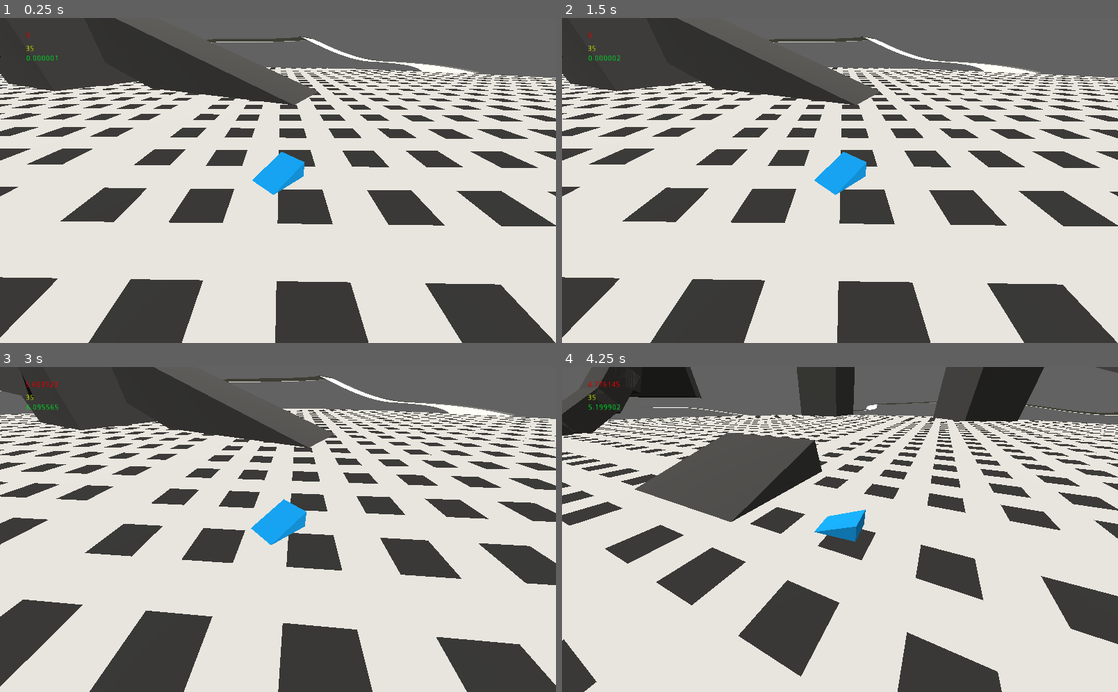
Above: before the commit, frames 1-4 (two rows, left to right).
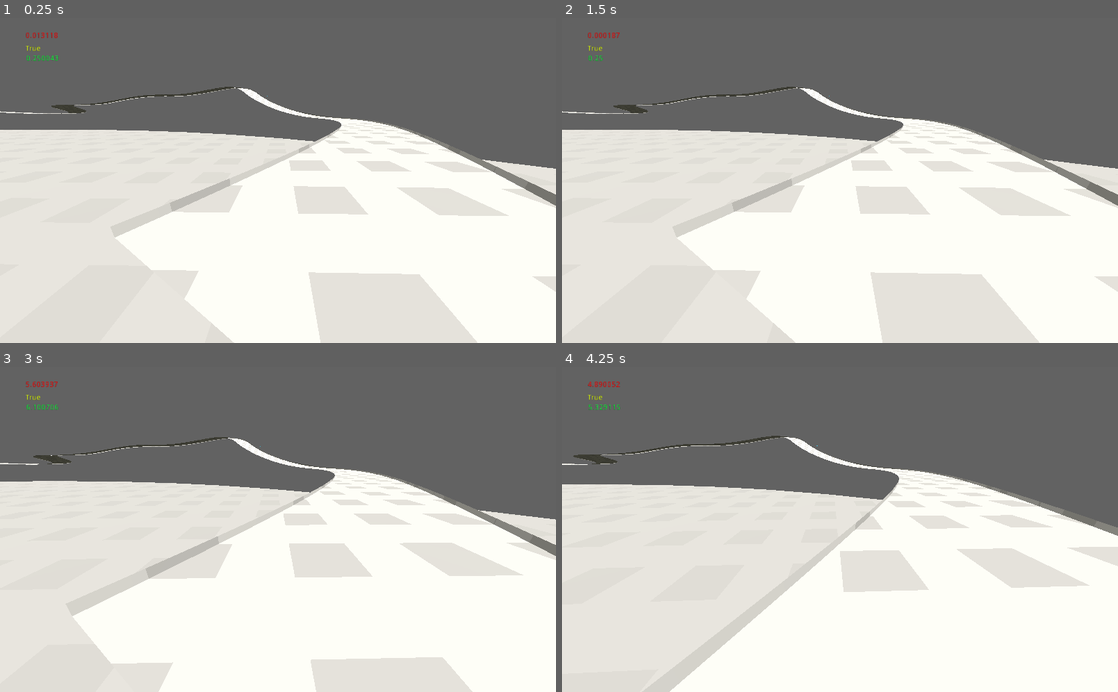
Above: after the commit, the same moments.

Repository: EdmarDev/Wind-Up-Racer
Game: Godot game, scene res://test/test_scene.tscn
Two runs of this game, one before a commit and one after it. Both use one fixed random seed, a clock stepped at 60 frames per second and the inputs below. The project has no main scene, so this scene is started directly.
Inputs:
- Up to frame 1 (0.25 s): no input
- Up to frame 2 (1.5 s): hold D (steer_right) 0.53-1.28 s; tap Space (warp, bound only after the commit) at 0.6, 1.35 s; hold Shift (brake) from 1.28 s (still down)
- Up to frame 3 (3 s): tap Enter at 2 s; release Shift (brake) at 2.03 s; hold D (steer_right) 2.03-2.78 s; tap Space (warp, bound only after the commit) at 2.1, 2.75, 2.85 s; hold W (accelerate) from 2.78 s (still down)
- Up to frame 4 (4.25 s): release W (accelerate) at 3.53 s; hold A (steer_left) from 3.53 s (still down); tap Space (warp, bound only after the commit) at 3.6 s

The runs differ from the first frame. In frame 1, 65% of the frame differs, in the area x 0-100%, y 0-100%; in frame 2, 65%; in frame 3, 71%; in frame 4, 64%.

Commit message:
Add warp mechanics

Diff:
--- a/project.godot
+++ b/project.godot
@@ -50,6 +50,11 @@
 "events": [ Object(InputEventKey,"resource_local_to_scene":false,"resource_name":"","device":0,"alt":false,"shift":false,"control":false,"meta":false,"command":false,"pressed":false,"scancode":83,"unicode":0,"echo":false,"script":null)
  ]
 }
+warp={
+"deadzone": 0.5,
+"events": [ Object(InputEventKey,"resource_local_to_scene":false,"resource_name":"","device":0,"alt":false,"shift":false,"control":false,"meta":false,"command":false,"pressed":false,"scancode":32,"unicode":0,"echo":false,"script":null)
+ ]
+}
 
 [rendering]
 
--- a/src/vehicle/vehicle.gd
+++ b/src/vehicle/vehicle.gd
@@ -1,5 +1,8 @@
 class_name Vehicle
 extends KinematicBody
+
+signal warp_set
+signal warped
 
 var acceleration_boost := 0.0
 var persistent_boost := 0.0
@@ -12,13 +15,30 @@
 var _reverse_accel := 15.0
 var _heading_direction: Vector3
 var _steering_direction: float
-var _steering_angle := 15.0
+var _steering_angle := 9
 var _gravity := 15.0
 var _friction := .9
 var _drag := 0.06
 
+var _is_on_floor := false
+var _floor_normal := Vector3.UP
+var _look_dir := Vector3.ZERO
+
+var _warp_position: Vector3
+var _warp_active := false
+var _warp_heading: Vector3
+
 func _ready() -> void:
 	_heading_direction = -global_transform.basis.z
+	_look_dir = _heading_direction
+
+
+func _process(delta: float) -> void:
+	if Input.is_action_just_pressed("warp"):
+		if _warp_active:
+			_warp()
+		else:
+			_setup_warp()
 
 
 func _physics_process(delta: float) -> void:
@@ -28,10 +48,8 @@
 	if Input.is_action_pressed("steer_right"):
 			_steering_direction += -deg2rad(_steering_angle * delta)
 
-	if is_on_floor():
-		align_to_floor()
+	if _is_on_floor:
 		var f := _friction
-
 		_update_acceleration(delta)
 		if Input.is_action_pressed("accelerate"):
 			_velocity += get_final_acceleration() * _heading_direction * delta;
@@ -49,30 +67,21 @@
 		$friction.text = str(((_velocity * f).length())/delta)
 		_velocity -= _velocity * f
 
-	$drag.text = str(get_final_acceleration()) #str(((_velocity * _velocity.length() * _drag * delta).length())/delta)
-	_velocity -= _velocity * _velocity.length() * _drag * delta
+		$drag.text = str(_is_on_floor)#str(((_velocity * _velocity.length() * _drag * delta).length())/delta)
+		_velocity -= _velocity * _velocity.length() * _drag * delta
 
-	look_at(global_transform.origin + _heading_direction, Vector3.UP)
+	_look_dir = _look_dir.move_toward(_heading_direction, 2.0 * delta)
+	look_at(global_transform.origin + _look_dir, Vector3.UP)
 
 	_velocity.y -= _gravity * delta
-	_velocity = move_and_slide(_velocity, Vector3.UP)
-	for i in get_slide_count():
-		var col := get_slide_collision(i)
-		var angle := rad2deg(col.normal.angle_to(Vector3.UP))
-		if angle >= 45:
-			_velocity += col.normal * 10
-			_reset_persistent_boost()
-			break
-	$speed.text = str(_velocity.length())
-	if _velocity.length() < .01:
-		_velocity = Vector3.ZERO
+	apply_movement(delta)
 
 
-func get_final_acceleration():
+func get_final_acceleration() -> float:
 	return persistent_boost + acceleration_boost + _acceleration
 
 
-func _update_acceleration(delta):
+func _update_acceleration(delta: float):
 	acceleration_boost = max(0, acceleration_boost - _boost_decay * delta)
 	if _velocity.length() <= persistent_boost_min_speed:
 		_reset_persistent_boost()
@@ -84,11 +93,11 @@
 	drifting = .1
 
 
-func steering(delta):
-	var rear_wheel = global_transform.origin - _heading_direction * _wheel_base/2
-	var front_wheel = global_transform.origin + _heading_direction * _wheel_base/2
+func steering(delta: float):
+	var rear_wheel := global_transform.origin - _heading_direction * _wheel_base/2
+	var front_wheel := global_transform.origin + _heading_direction * _wheel_base/2
 	rear_wheel += _velocity
-	front_wheel += _velocity.rotated(get_floor_normal(), _steering_direction)
+	front_wheel += _velocity.rotated(_floor_normal, _steering_direction)
 	_heading_direction = (front_wheel - rear_wheel).normalized()
 	var d := _heading_direction.dot(_velocity.normalized())
 	if d > 0:
@@ -99,7 +108,59 @@
 
 
 func align_to_floor():
-	var n := get_floor_normal()
+	var n := _floor_normal
 	var normal_component := _heading_direction.dot(n) * n
 	var floor_projection := _heading_direction - normal_component
 	_heading_direction = floor_projection.normalized() * _heading_direction.length()
+
+
+func apply_movement(delta: float):
+#	_velocity = move_and_slide(_velocity, Vector3.UP)
+#	for i in get_slide_count():
+#		var col := get_slide_collision(i)
+#		var angle := rad2deg(col.normal.angle_to(Vector3.UP))
+#		if angle >= 45:
+#			_velocity += col.normal * 10
+#			_reset_persistent_boost()
+#			break
+	$speed.text = str(_velocity.length())
+
+	_is_on_floor = false
+	var delta_vel := _velocity * delta
+	var col := move_and_collide(delta_vel)
+	var i := 0
+	while col and i < 4:
+		i += 1
+		var remainder := col.remainder
+		var n := col.normal
+		var angle := rad2deg(col.normal.angle_to(Vector3.UP))
+		var is_wall := angle > 65
+		if !is_wall :
+			_velocity = _velocity.slide(n)
+			delta_vel = remainder.slide(n)
+			_is_on_floor = true
+			_floor_normal = n
+			align_to_floor()
+		else:
+			_velocity = _velocity.bounce(n)
+			if _velocity.length() > 10:
+				_velocity = _velocity.normalized() * 10
+			delta_vel = remainder.bounce(n)
+		col = move_and_collide(delta_vel)
+
+
+func _warp():
+	translation = _warp_position
+	_warp_active = false
+	_heading_direction = _warp_heading
+	_velocity = _heading_direction.normalized() * _velocity.length()
+	look_at(global_transform.origin + _heading_direction, Vector3.UP)
+	_look_dir = _heading_direction
+	emit_signal("warped")
+
+
+func _setup_warp():
+	_warp_position = translation
+	_warp_active = true
+	_warp_heading = _heading_direction
+	emit_signal("warp_set")
--- a/src/vehicle/vehicle.tscn
+++ b/src/vehicle/vehicle.tscn
@@ -8,22 +8,20 @@
 [sub_resource type="PrismMesh" id=2]
 material = SubResource( 1 )
 left_to_right = 0.0
-size = Vector3( 2, 0.8, 1.5 )
+size = Vector3( 1.3, 0.8, 1.3 )
 
-[sub_resource type="CapsuleShape" id=3]
+[sub_resource type="SphereShape" id=3]
 radius = 0.6
-height = 0.8
 
 [node name="vehicle" type="KinematicBody"]
 script = ExtResource( 1 )
 
 [node name="MeshInstance" type="MeshInstance" parent="."]
-transform = Transform( -1.62921e-07, 0, 1, 0, 1, 0, -1, 0, -1.62921e-07, 0, 0.527689, 0 )
+transform = Transform( -1.62921e-07, 0, 1, 0, 1, 0, -1, 0, -1.62921e-07, 0, 0, 0 )
 mesh = SubResource( 2 )
 material/0 = null
 
 [node name="CollisionShape" type="CollisionShape" parent="."]
-transform = Transform( 1, 0, 0, 0, 1, 0, 0, 0, 1, 0, 0.613848, 0 )
 shape = SubResource( 3 )
 
 [node name="friction" type="Label" parent="."]
--- a/test/test_camera.gd
+++ b/test/test_camera.gd
@@ -1,19 +1,31 @@
 extends Camera
 
 var target: Vehicle
-var max_distance := 7
+var max_distance := 5
+var _warp_pos: Vector3
 
 func _ready() -> void:
 	target = get_node("../vehicle")
+	target.connect("warp_set", self, "_on_target_warp_set")
+	target.connect("warped", self, "_on_target_warped")
+
 
 
 func _physics_process(delta: float) -> void:
 	var target_pos := target.global_transform.origin
 	var self_pos := global_transform.origin
-	look_at(target_pos, Vector3.UP)
+	look_at(target_pos + Vector3.UP * 1.5, Vector3.UP)
 	target_pos.y = 0
 	self_pos.y = 0
 	if self_pos.distance_to(target_pos) > max_distance:
 		var future_pos := target_pos - (target_pos - self_pos).normalized() * max_distance
-		future_pos.y = target.global_transform.origin.y + 5
+		future_pos.y = target.global_transform.origin.y + 3.5
 		global_transform.origin = future_pos
+
+
+func _on_target_warp_set():
+	_warp_pos = translation
+
+
+func _on_target_warped():
+	translation = _warp_pos
--- a/test/test_scene.tscn
+++ b/test/test_scene.tscn
@@ -36,7 +36,7 @@
 [sub_resource type="ShaderMaterial" id=4]
 shader = SubResource( 3 )
 shader_param/c1 = Color( 0.898039, 0.898039, 0.898039, 1 )
-shader_param/c2 = Color( 0.2, 0.2, 0.2, 1 )
+shader_param/c2 = Color( 0.866667, 0.866667, 0.866667, 1 )
 
 [sub_resource type="SpatialMaterial" id=5]
 albedo_color = Color( 0.282353, 0.282353, 0.282353, 1 )
@@ -64,9 +64,36 @@
 
 [sub_resource type="Curve3D" id=12]
 _data = {
-"points": PoolVector3Array( 0, 0, 0, 0, 0, 0, 84.8635, 0.693048, 49.6812, -27.6684, 0, 10.2324, 27.6684, 0, -10.2324, 161.062, 0, 69.3244, -24.4189, 0, -2.61406, 24.4189, 0, 2.61406, 205.376, 13.8184, 30.0766, 5.39812, 0, …(1564 unchanged characters)…
+"points": PoolVector3Array( 0, 0, 0, 0, 0, 0, 84.8635, 0.693048, 49.6812, -27.6684, 0, 10.2324, 27.6684, 0, -10.2324, 161.062, 0, 69.3244, -16.2613, -8.61566, 11.8818, 16.2613, 8.61566, -11.8818, 205.376, 13.8184, 30.0766, 5.39812, 0, …(1564 unchanged characters)…
 "tilts": PoolRealArray( 0, 0, 0, 0, 0, 0, 0, 0, 0, 0, 0, 0, 0, 0, 0, 0, 0, 0, 0, 0, 0, 0, 0, 0, 0, 0, 0 )
 }
+
+[sub_resource type="Shader" id=13]
+code = "shader_type spatial;
+
+uniform vec4 c1 : hint_color = vec4(1, 1, 1, 1);
+uniform vec4 c2 : hint_color = vec4(.2, .2, .2, 1);
+
+varying vec3 vertex_pos;
+
+void vertex(){
+	vertex_pos = VERTEX;
+}
+
+void fragment() {
+	bool x_even = int(vertex_pos.x * .5) % 2 == 1;
+	bool z_even = int(vertex_pos.z * .5) % 2 == 1;
+
+	if(x_even && z_even)
+		ALBEDO = c2.xyz;
+	else
+		ALBEDO = c1.xyz;
+}"
+
+[sub_resource type="ShaderMaterial" id=14]
+shader = SubResource( 13 )
+shader_param/c1 = Color( 1, 1, 1, 1 )
+shader_param/c2 = Color( 0.886275, 0.886275, 0.886275, 1 )
 
 [node name="test_scene" type="Spatial"]
 
@@ -277,10 +304,10 @@
 light_energy = 0.3
 
 [node name="vehicle" parent="." instance=ExtResource( 1 )]
-transform = Transform( 0.707107, 0, 0.707107, 0, 1, 0, -0.707107, 0, 0.707107, 20.6952, 1.05454, 9.97883 )
+transform = Transform( -0.274396, 0, -0.961617, 0, 1, 0, 0.961617, 0, -0.274396, 65.2906, 1.89425, 47.3444 )
 
 [node name="Camera" type="Camera" parent="."]
-transform = Transform( -1.62921e-07, 0.707107, -0.707107, 0, 0.707107, 0.707107, 1, 1.15202e-07, -1.15202e-07, 13.129, 5, 10.081 )
+transform = Transform( -1.62921e-07, 0.707107, -0.707107, 0, 0.707107, 0.707107, 1, 1.15203e-07, -1.15203e-07, 57.724, 3.5, 47.447 )
 fov = 85.0
 far = 500.0
 script = ExtResource( 2 )
@@ -323,3 +350,4 @@
 path_local = false
 path_continuous_u = false
 path_joined = false
+material = SubResource( 14 )
Not shown: 1 places in test/test_scene.tscn that only renumber resources
